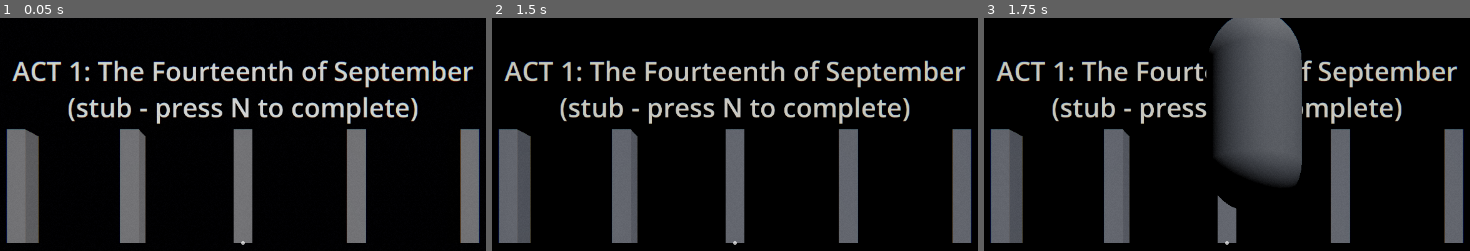
Above: before the commit, frames 1-3 (left to right).
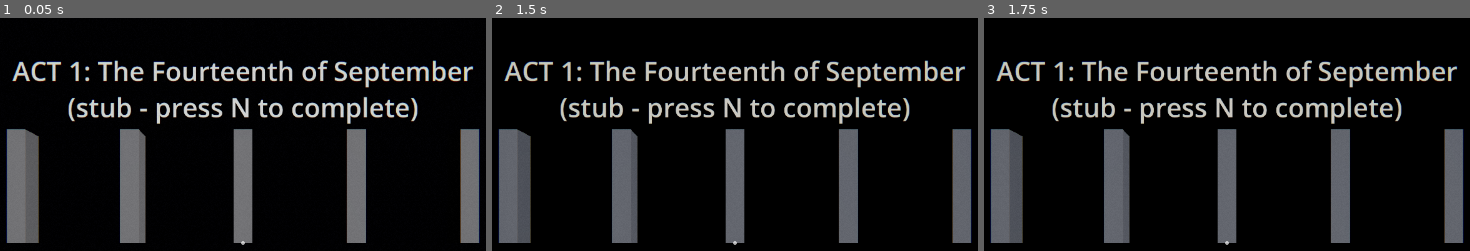
Above: after the commit, the same moments.

Repository: gabeekleiber-oss/Moon-Game
Game: Godot game, scene res://scenes/main/main.tscn
Two runs of this game, one before a commit and one after it. Both use one fixed random seed, a clock stepped at 60 frames per second and the inputs below.
Inputs (mouse positions are in pixels of both pictures, inside the frame that each line leads up to):
- Up to frame 1 (0.05 s): no input
- Up to frame 2 (1.5 s): tap Enter (ui_accept) at 0.5, 1.25 s; move the mouse to (778, 241) at 0.52 s; hold C (crouch) 0.53-1.28 s; hold W (move_forward) from 0.53 s (still down); click (778, 241) at 0.67 s; tap Space (jump) at 0.77, 1.07 s; tap E (interact) at 0.8, 1.35 s; move the mouse to (696, 244) at 1.27 s; click (696, 244) at 1.42 s
- Up to frame 3 (1.75 s): keep holding W (move_forward); tap Space (jump) at 1.52 s; tap Shift (sprint) at 1.55 s

Frames 1-2 are identical in both runs. In frame 3, 12% of the frame differs, in the area x 45-66%, y 0-82%.

Commit message:
[S-03] Add player movement feel and carry controller

Diff:
--- a/autoload/game.gd
+++ b/autoload/game.gd
@@ -40,6 +40,7 @@
 	_add_key("jump", KEY_SPACE)
 	_add_key("sprint", KEY_SHIFT)
 	_add_key("crouch", KEY_C)
+	_add_key("drop_item", KEY_Q)
 	_add_key("interact", KEY_E)
 	_add_key("pause", KEY_ESCAPE)
 	_add_key("debug_menu", KEY_QUOTELEFT)  # backtick
--- a/scenes/audio/sfx_recipes.gd
+++ b/scenes/audio/sfx_recipes.gd
@@ -9,7 +9,7 @@
 
 const NAMES: Array[String] = [
 	"click", "thud", "pickup", "chime", "door_creak", "flea_tick", "flea_bite", "paper", "whoosh",
-	"glass_clink", "heart_loss", "heart_gain", "error", "footstep", "knock", "boing", "whisper",
+	"glass_clink", "heart_loss", "heart_gain", "error", "footstep", "footstep_wood", "footstep_tile", "footstep_grass", "footstep_carpet", "knock", "boing", "whisper",
 ]
 
 static var _cache: Dictionary = {}
@@ -62,6 +62,14 @@
 			return SynthScript.mix(SynthScript.tone(150, 0.12, "square", 0.25, 0.002, 1.5), SynthScript.tone(130, 0.18, "square", 0.25, 0.002, 1.5), 0.13)
 		"footstep":
 			return SynthScript.mix(SynthScript.tone(85, 0.1, "sine", 0.5, 0.001, 3.0, 55), SynthScript.noise(0.06, 0.2, 0.0, 3.0, 0.88, 3))
+		"footstep_wood":
+			return SynthScript.mix(SynthScript.tone(95, 0.09, "sine", 0.4, 0.002, 3.0, 35), SynthScript.noise(0.05, 0.18, 0.0, 3.0, 0.85, 23))
+		"footstep_tile":
+			return SynthScript.mix(SynthScript.tone(220, 0.06, "sine", 0.28, 0.001, 3.0, 90), SynthScript.noise(0.025, 0.16, 0.0, 3.0, 0.7, 31))
+		"footstep_grass":
+			return SynthScript.noise(0.12, 0.12, 0.01, 2.0, 0.3, 37)
+		"footstep_carpet":
+			return SynthScript.noise(0.05, 0.08, 0.01, 2.0, 0.95, 41)
 		"knock":
 			var k := SynthScript.tone(200, 0.08, "sine", 0.6, 0.001, 3.0, 120)
 			k = SynthScript.mix(k, SynthScript.tone(200, 0.08, "sine", 0.6, 0.001, 3.0, 120), 0.16)
--- /dev/null
+++ b/scenes/player/carry_controller.gd
@@ -0,0 +1,91 @@
+class_name CarryController
+extends Node3D
+## Owns one held Carryable, moves it with restrained sway, and restores its world collision on drop.
+
+var held_item: Node3D
+var _original_parent: Node
+var _saved_layer := 0
+var _saved_mask := 0
+var _saved_shapes: Array[CollisionShape3D] = []
+var _saved_shape_disabled: Array[bool] = []
+var _time := 0.0
+
+
+func _ready() -> void:
+	add_to_group("carry_controller")
+
+
+func _process(delta: float) -> void:
+	_time += delta
+	if not is_instance_valid(held_item):
+		held_item = null
+		return
+	var weight := maxf(float(held_item.get("carry_weight")), 0.1)
+	var offset: Vector3 = held_item.get("hold_offset")
+	var rotation_degrees: Vector3 = held_item.get("hold_rotation_degrees")
+	var sway := Vector3(sin(_time * 1.7) * 0.015 * weight, sin(_time * 2.4) * 0.01 * weight, sin(_time * 1.1) * 0.006 * weight)
+	var follow := 1.0 - exp(-delta * 10.0 / (1.0 + weight * 0.35))
+	held_item.position = held_item.position.lerp(offset + sway, follow)
+	held_item.rotation = held_item.rotation.lerp(Vector3(deg_to_rad(rotation_degrees.x), deg_to_rad(rotation_degrees.y), deg_to_rad(rotation_degrees.z)) + Vector3(sway.y, sway.z, sway.x), follow)
+
+
+func try_pickup(item: Node3D) -> bool:
+	if not is_instance_valid(item) or held_item != null or not item.is_in_group("carryable"):
+		return false
+	_original_parent = item.get_parent()
+	if item is CollisionObject3D:
+		_saved_layer = (item as CollisionObject3D).collision_layer
+		_saved_mask = (item as CollisionObject3D).collision_mask
+	_saved_shapes.clear()
+	_saved_shape_disabled.clear()
+	for child in item.find_children("*", "CollisionShape3D", true, false):
+		if child is CollisionShape3D:
+			var shape := child as CollisionShape3D
+			_saved_shapes.append(shape)
+			_saved_shape_disabled.append(shape.disabled)
+			shape.disabled = true
+	if item is CollisionObject3D:
+		(item as CollisionObject3D).collision_layer = 0
+		(item as CollisionObject3D).collision_mask = 0
+	item.set("held", true)
+	item.reparent(self, true)
+	held_item = item
+	return true
+
+
+func drop_item() -> Node3D:
+	if not is_instance_valid(held_item):
+		held_item = null
+		return null
+	var item := held_item
+	var parent := _original_parent if is_instance_valid(_original_parent) else get_tree().current_scene
+	if parent == null:
+		parent = get_tree().root
+	item.reparent(parent, true)
+	if item is CollisionObject3D:
+		(item as CollisionObject3D).collision_layer = _saved_layer
+		(item as CollisionObject3D).collision_mask = _saved_mask
+	for i in mini(_saved_shapes.size(), _saved_shape_disabled.size()):
+		if is_instance_valid(_saved_shapes[i]):
+			_saved_shapes[i].disabled = _saved_shape_disabled[i]
+	item.set("held", false)
+	held_item = null
+	_original_parent = null
+	_saved_shapes.clear()
+	_saved_shape_disabled.clear()
+	return item
+
+
+func carried_weight() -> float:
+	return float(held_item.get("carry_weight")) if is_instance_valid(held_item) else 0.0
+
+
+func _unhandled_input(event: InputEvent) -> void:
+	if event.is_action_pressed("drop_item") and not event.is_echo():
+		drop_item()
+		get_viewport().set_input_as_handled()
+
+
+func _exit_tree() -> void:
+	if is_instance_valid(held_item):
+		drop_item()
--- /dev/null
+++ b/scenes/player/carryable.gd
@@ -0,0 +1,24 @@
+class_name Carryable
+extends Interactable
+## Interactable prop that can be picked up and held. Use on a StaticBody3D with mesh and collision.
+@export_range(0.1, 8.0, 0.1) var carry_weight := 1.0
+@export var hold_offset := Vector3(0.28, -0.25, -0.72)
+@export var hold_rotation_degrees := Vector3(0.0, 0.0, 0.0)
+var held := false
+
+
+func _ready() -> void:
+	super._ready()
+	add_to_group("carryable")
+
+
+func can_use() -> bool:
+	return super.can_use() and not held
+
+
+func _on_use(player: Node3D) -> void:
+	if held or player == null:
+		return
+	var controller := player.get_node_or_null("Head/Camera3D/CarryController")
+	if controller != null and controller.has_method("try_pickup"):
+		controller.call("try_pickup", self)
--- /dev/null
+++ b/scenes/player/first_person_hands.gd
@@ -0,0 +1,40 @@
+extends Node3D
+## Code-built first-person forearms and hands. Placeholder geometry can be replaced by licensed meshes later.
+
+func _ready() -> void:
+	var skin := StandardMaterial3D.new()
+	skin.albedo_color = Color(0.54, 0.39, 0.30)
+	skin.roughness = 0.86
+	var sleeve := StandardMaterial3D.new()
+	sleeve.albedo_color = Color(0.20, 0.21, 0.22)
+	sleeve.roughness = 0.94
+	_make_arm("LeftForearm", Vector3(-0.31, -0.44, -0.48), Vector3(0.0, 0.0, -22.0), sleeve)
+	_make_hand("LeftHand", Vector3(-0.27, -0.28, -0.78), skin)
+	_make_arm("RightForearm", Vector3(0.31, -0.44, -0.48), Vector3(0.0, 0.0, 22.0), sleeve)
+	_make_hand("RightHand", Vector3(0.27, -0.28, -0.78), skin)
+
+
+func _make_arm(label: String, pos: Vector3, rotation_deg: Vector3, material: Material) -> void:
+	var arm := MeshInstance3D.new()
+	arm.name = label
+	var mesh := CapsuleMesh.new()
+	mesh.radius = 0.075
+	mesh.height = 0.46
+	arm.mesh = mesh
+	arm.position = pos
+	arm.rotation_degrees = rotation_deg
+	arm.material_override = material
+	add_child(arm)
+
+
+func _make_hand(label: String, pos: Vector3, material: Material) -> void:
+	var hand := MeshInstance3D.new()
+	hand.name = label
+	var mesh := SphereMesh.new()
+	mesh.radius = 0.085
+	mesh.height = 0.17
+	hand.mesh = mesh
+	hand.position = pos
+	hand.scale = Vector3(1.0, 0.85, 1.1)
+	hand.material_override = material
+	add_child(hand)
--- a/scenes/player/player.gd
+++ b/scenes/player/player.gd
@@ -1,56 +1,191 @@
 extends CharacterBody3D
-## First-person controller. Walks, looks, jumps; the view itself carries the hidden Unreality: from the 'wrong' band the head
-## drifts and tilts and the field of view slowly breathes (all scaled by Unreality.motion_scale(), so Reduced Motion stills it).
+## First-person exploration controller with crouch, sprint, head bob, surface footsteps and stair stepping.
+## Unreality camera sway remains subtle and obeys Reduced Motion.
 
 @export var speed := 6.0
+@export var sprint_multiplier := 1.35
 @export var jump_velocity := 5.0
 @export var mouse_sensitivity := 0.0025
 
 const BASE_FOV := 75.0
+const STANDING_HEIGHT := 2.0
+const CROUCH_HEIGHT := 1.22
+const HEAD_STANDING_Y := 1.6
+const HEAD_CROUCH_Y := 1.02
+const STEP_HEIGHT := 0.28
+const CROUCH_STEP_HEIGHT := 0.13
+const CarryControllerScript = preload("res://scenes/player/carry_controller.gd")
+const HandsScript = preload("res://scenes/player/first_person_hands.gd")
+
 @onready var head: Node3D = $Head
-var _t: float = 0.0
+@onready var _collision_shape: CollisionShape3D = $CollisionShape3D
+var _t := 0.0
+var _bob_phase := 0.0
+var _head_target_y := HEAD_STANDING_Y
+var _crouching := false
+var _footstep_distance := 0.0
+var _carry_controller: Node3D
+var _gravity: float = ProjectSettings.get_setting("physics/3d/default_gravity")
 
-var _gravity: float = ProjectSettings.get_setting("physics/3d/default_gravity")
 
 func _ready() -> void:
 	Input.mouse_mode = Input.MOUSE_MODE_CAPTURED
-	# F-02: interaction raycast on the camera (reticle, [E] prompt, outline)
+	floor_snap_length = 0.32
+	floor_constant_speed = true
+	floor_stop_on_slope = true
+	floor_max_angle = deg_to_rad(48.0)
+	if _collision_shape.shape is CapsuleShape3D:
+		_collision_shape.shape = _collision_shape.shape.duplicate()
+		var capsule := _collision_shape.shape as CapsuleShape3D
+		capsule.height = STANDING_HEIGHT
+		_collision_shape.position.y = STANDING_HEIGHT * 0.5
+	var camera := head.get_node("Camera3D") as Camera3D
+	# Keep InteractionRay first: existing interaction tests and room scripts rely on this path.
 	var interaction_ray := preload("res://scenes/interaction/interaction_ray.gd").new() as RayCast3D
-	head.get_node("Camera3D").add_child(interaction_ray)
+	camera.add_child(interaction_ray)
 	interaction_ray.call("setup", self)
+	_carry_controller = CarryControllerScript.new()
+	_carry_controller.name = "CarryController"
+	camera.add_child(_carry_controller)
+	camera.add_child(HandsScript.new())
 	Events.player_spawned.emit(self)
+
 
 func _unhandled_input(event: InputEvent) -> void:
 	if event is InputEventMouseMotion and Input.mouse_mode == Input.MOUSE_MODE_CAPTURED and not Cutscene.is_active():
 		rotate_y(-event.relative.x * _sensitivity())
 		head.rotate_x(-event.relative.y * _sensitivity())
-		head.rotation.x = clamp(head.rotation.x, -1.4, 1.4)
-	# Esc is owned by the PauseMenu autoload (F-06): it pauses and frees the mouse.
+		head.rotation.x = clampf(head.rotation.x, -1.4, 1.4)
+
 
 func _process(delta: float) -> void:
 	_t += delta
-	var k := Unreality.ramp(0.35, 1.0) * Unreality.motion_scale()
-	head.rotation.z = lerpf(head.rotation.z, sin(_t * 0.7) * 0.035 * k + sin(_t * 0.31) * 0.02 * k, 1.0 - exp(-delta * 2.0))
-	var cam: Camera3D = head.get_node("Camera3D")
-	cam.fov = lerpf(cam.fov, BASE_FOV + sin(_t * 0.5) * 3.0 * k, 1.0 - exp(-delta * 2.0))
+	var motion_scale := Unreality.motion_scale()
+	var wrongness := Unreality.ramp(0.35, 1.0) * motion_scale
+	head.rotation.z = lerpf(head.rotation.z, sin(_t * 0.7) * 0.035 * wrongness + sin(_t * 0.31) * 0.02 * wrongness, 1.0 - exp(-delta * 2.0))
+	var cam := head.get_node("Camera3D") as Camera3D
+	cam.fov = lerpf(cam.fov, BASE_FOV + sin(_t * 0.5) * 3.0 * wrongness, 1.0 - exp(-delta * 2.0))
+	var horizontal_speed := Vector2(velocity.x, velocity.z).length()
+	var bob := 0.0
+	if is_on_floor() and horizontal_speed > 0.25:
+		var bob_rate := 10.0 if Input.is_action_pressed("sprint") and not _crouching else 7.0
+		_bob_phase += delta * bob_rate * clampf(horizontal_speed / maxf(speed, 0.1), 0.3, 1.6)
+		bob = sin(_bob_phase) * 0.022 * motion_scale
+	head.position.y = lerpf(head.position.y, _head_target_y + bob, 1.0 - exp(-delta * 12.0))
 
 
 func _physics_process(delta: float) -> void:
+	var locked := _locked()
+	var wants_crouch := not locked and Input.is_action_pressed("crouch")
+	if not wants_crouch and _is_crouched() and test_move(global_transform, Vector3.UP * (STANDING_HEIGHT - (_collision_shape.shape as CapsuleShape3D).height)):
+		wants_crouch = true
+	_update_crouch(delta, wants_crouch)
+
 	if not is_on_floor():
 		velocity.y -= _gravity * delta
-	elif Input.is_action_just_pressed("jump") and not _locked():
+	elif Input.is_action_just_pressed("jump") and not locked and not _crouching:
 		velocity.y = jump_velocity
 
-	var input_dir := Vector2.ZERO if _locked() else Input.get_vector("move_left", "move_right", "move_forward", "move_back")
-	var dir := (transform.basis * Vector3(input_dir.x, 0, input_dir.y)).normalized()
-	velocity.x = dir.x * speed
-	velocity.z = dir.z * speed
+	var input_dir := Vector2.ZERO if locked else Input.get_vector("move_left", "move_right", "move_forward", "move_back")
+	var direction := (transform.basis * Vector3(input_dir.x, 0.0, input_dir.y)).normalized()
+	var sprinting := not locked and not _crouching and Input.is_action_pressed("sprint") and input_dir.length_squared() > 0.01
+	var movement_speed := speed * (sprint_multiplier if sprinting else 1.0)
+	if _crouching:
+		movement_speed *= 0.52
+	var carried_weight := float(_carry_controller.call("carried_weight")) if is_instance_valid(_carry_controller) else 0.0
+	movement_speed *= maxf(0.58, 1.0 - carried_weight * 0.10)
+	velocity.x = direction.x * movement_speed
+	velocity.z = direction.z * movement_speed
+
+	var stepped := false
+	if is_on_floor() and not locked:
+		stepped = _try_step_up(Vector3(velocity.x, 0.0, velocity.z) * delta)
+	if stepped:
+		velocity.y = 0.0
+		velocity.x = 0.0
+		velocity.z = 0.0
 	move_and_slide()
+	_update_footsteps(delta, sprinting)
+
+
+func _update_crouch(delta: float, crouch: bool) -> void:
+	_crouching = crouch
+	_head_target_y = HEAD_CROUCH_Y if crouch else HEAD_STANDING_Y
+	if _collision_shape.shape is CapsuleShape3D:
+		var capsule := _collision_shape.shape as CapsuleShape3D
+		capsule.height = move_toward(capsule.height, CROUCH_HEIGHT if crouch else STANDING_HEIGHT, delta * 4.0)
+		_collision_shape.position.y = capsule.height * 0.5
+
+
+func _is_crouched() -> bool:
+	return _crouching or (_collision_shape.shape is CapsuleShape3D and (_collision_shape.shape as CapsuleShape3D).height < STANDING_HEIGHT - 0.02)
+
+
+## Steps up small stair lips only when the body is blocked at floor level and has clear headroom.
+func _try_step_up(horizontal_motion: Vector3) -> bool:
+	if horizontal_motion.length_squared() < 0.00001:
+		return false
+	if not test_move(global_transform, horizontal_motion):
+		return false
+	var step_height := CROUCH_STEP_HEIGHT if _crouching else STEP_HEIGHT
+	var up_motion := Vector3.UP * step_height
+	if test_move(global_transform, up_motion):
+		return false
+	var raised := global_transform
+	raised.origin += up_motion
+	if test_move(raised, horizontal_motion):
+		return false
+	var forward := raised
+	forward.origin += horizontal_motion
+	var collision := KinematicCollision3D.new()
+	if not test_move(forward, Vector3.DOWN * (step_height + floor_snap_length + 0.02), collision):
+		return false
+	if collision.get_normal().dot(Vector3.UP) < cos(floor_max_angle):
+		return false
+	global_position = forward.origin + collision.get_travel()
+	return true
+
+
+func _update_footsteps(delta: float, sprinting: bool) -> void:
+	var horizontal_speed := Vector2(velocity.x, velocity.z).length()
+	if not is_on_floor() or horizontal_speed < 0.8:
+		return
+	_footstep_distance += horizontal_speed * delta
+	var stride := 1.05 if sprinting else (1.75 if not _crouching else 2.0)
+	if _footstep_distance >= stride:
+		_footstep_distance = 0.0
+		var recipe := footstep_recipe_for(_ground_collider())
+		Audio.play_sfx(recipe, -11.0 if not _crouching else -14.0, randf_range(0.92, 1.06))
+
+
+func _ground_collider() -> Node:
+	var state := get_world_3d().direct_space_state
+	var query := PhysicsRayQueryParameters3D.create(global_position + Vector3.UP * 0.15, global_position + Vector3.DOWN * 0.9)
+	query.exclude = [get_rid()]
+	query.collide_with_areas = false
+	var hit := state.intersect_ray(query)
+	return hit.get("collider") as Node if not hit.is_empty() else null
+
+
+static func footstep_recipe_for(collider: Node) -> String:
+	if collider == null:
+		return "footstep"
+	if collider.is_in_group("surface_wood"):
+		return "footstep_wood"
+	if collider.is_in_group("surface_tile"):
+		return "footstep_tile"
+	if collider.is_in_group("surface_grass"):
+		return "footstep_grass"
+	if collider.is_in_group("surface_carpet"):
+		return "footstep_carpet"
+	return "footstep"
+
 
 ## True while a dialogue or cutscene owns the player (no walking, jumping or (cutscene) looking).
 func _locked() -> bool:
 	return Dialogue.is_active() or Cutscene.is_active()
 
+
 ## Mouse sensitivity from the settings menu (falls back to the exported value).
 func _sensitivity() -> float:
 	return float(Game.settings.get("sensitivity", mouse_sensitivity))
--- /dev/null
+++ b/tests/test_carry.gd
@@ -0,0 +1,64 @@
+extends Node
+const CarryableScript = preload("res://scenes/player/carryable.gd")
+const CarryControllerScript = preload("res://scenes/player/carry_controller.gd")
+const PlayerScript = preload("res://scenes/player/player.gd")
+var _fails := 0
+
+func _check(condition: bool, message: String) -> void:
+	print(("PASS " if condition else "FAIL ") + message)
+	if not condition:
+		_fails += 1
+
+func _ready() -> void:
+	var controller := CarryControllerScript.new()
+	add_child(controller)
+	var item: Node3D = CarryableScript.new()
+	item.name = "TestPot"
+	item.carry_weight = 2.0
+	var collision := CollisionShape3D.new()
+	collision.shape = BoxShape3D.new()
+	item.add_child(collision)
+	add_child(item)
+	var saved_layer := (item as CollisionObject3D).collision_layer
+	_check(controller.try_pickup(item), "carry controller accepts a carryable item")
+	_check(controller.held_item == item and item.get_parent() == controller, "picked-up item is parented to the carry anchor")
+	_check((item as CollisionObject3D).collision_layer == 0 and collision.disabled, "held item stops colliding with the world")
+	_check(is_equal_approx(controller.carried_weight(), 2.0), "held item contributes its weight to movement")
+	_check(not controller.try_pickup(CarryableScript.new()), "controller refuses a second held item")
+	var dropped := controller.drop_item()
+	_check(dropped == item and item.get_parent() == self, "drop restores the original parent")
+	_check((item as CollisionObject3D).collision_layer == saved_layer and not collision.disabled, "drop restores collision state")
+	_check(is_zero_approx(controller.carried_weight()), "dropping clears carried weight")
+
+	var wood := Node.new()
+	wood.add_to_group("surface_wood")
+	var tile := Node.new()
+	tile.add_to_group("surface_tile")
+	var grass := Node.new()
+	grass.add_to_group("surface_grass")
+	var carpet := Node.new()
+	carpet.add_to_group("surface_carpet")
+	_check(PlayerScript.footstep_recipe_for(wood) == "footstep_wood", "wood surface selects wooden footsteps")
+	_check(PlayerScript.footstep_recipe_for(tile) == "footstep_tile", "tile surface selects hard footsteps")
+	_check(PlayerScript.footstep_recipe_for(grass) == "footstep_grass", "grass surface selects soft footsteps")
+	_check(PlayerScript.footstep_recipe_for(carpet) == "footstep_carpet", "carpet surface selects muffled footsteps")
+	_check(PlayerScript.footstep_recipe_for(null) == "footstep", "unknown surface falls back safely")
+
+	var player_scene := load("res://scenes/player/player.tscn") as PackedScene
+	var player := player_scene.instantiate() as CharacterBody3D
+	add_child(player)
+	player.set_physics_process(false)
+	var capsule := (player.get_node("CollisionShape3D").shape as CapsuleShape3D)
+	player.call("_update_crouch", 1.0, true)
+	player.call("_process", 1.0)
+	_check(capsule.height < 1.3 and player.get_node("Head").position.y < 1.2, "crouch lowers collision capsule and camera")
+	_check(player.floor_snap_length >= 0.3 and player.floor_constant_speed, "controller configures floor snapping for stairs")
+	player.queue_free()
+	controller.queue_free()
+	item.queue_free()
+	wood.free()
+	tile.free()
+	grass.free()
+	carpet.free()
+	print("RESULT: ALL PASS" if _fails == 0 else "RESULT: %d FAILED" % _fails)
+	get_tree().quit(_fails)
--- /dev/null
+++ b/tests/test_carry.tscn
@@ -0,0 +1,6 @@
+[gd_scene load_steps=2 format=3]
+
+[ext_resource type="Script" path="res://tests/test_carry.gd" id="1"]
+
+[node name="TestCarry" type="Node"]
+script = ExtResource("1")
Not shown, added: docs/state/S-03.md
